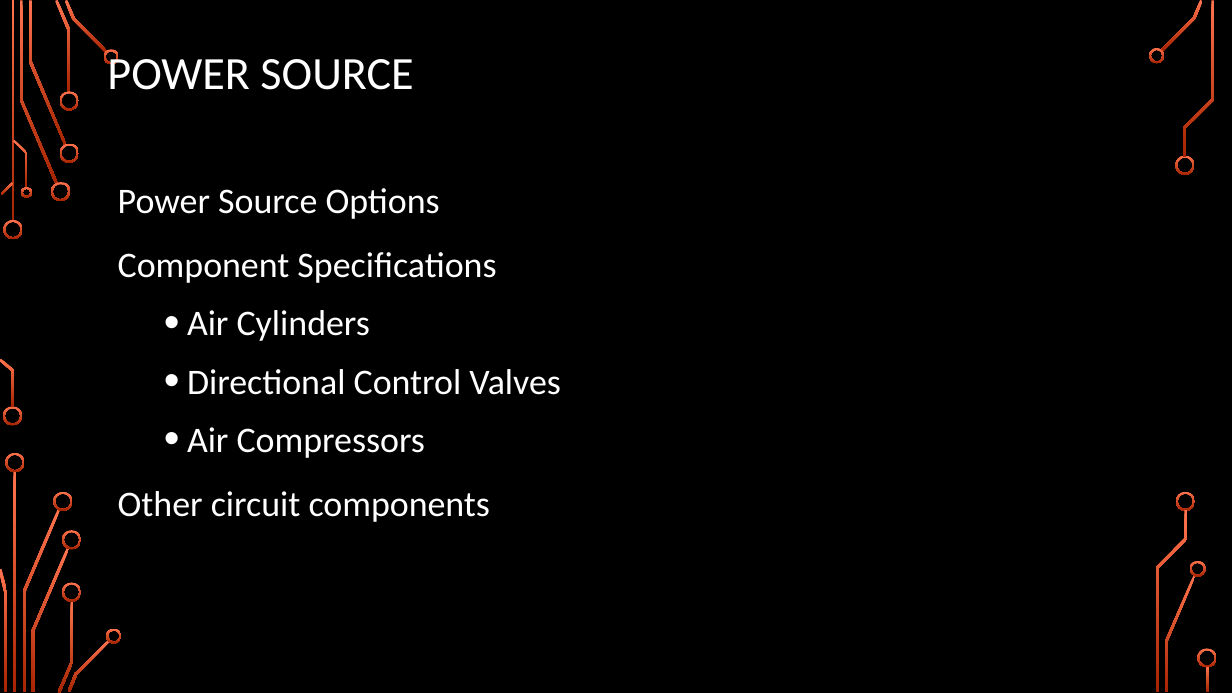
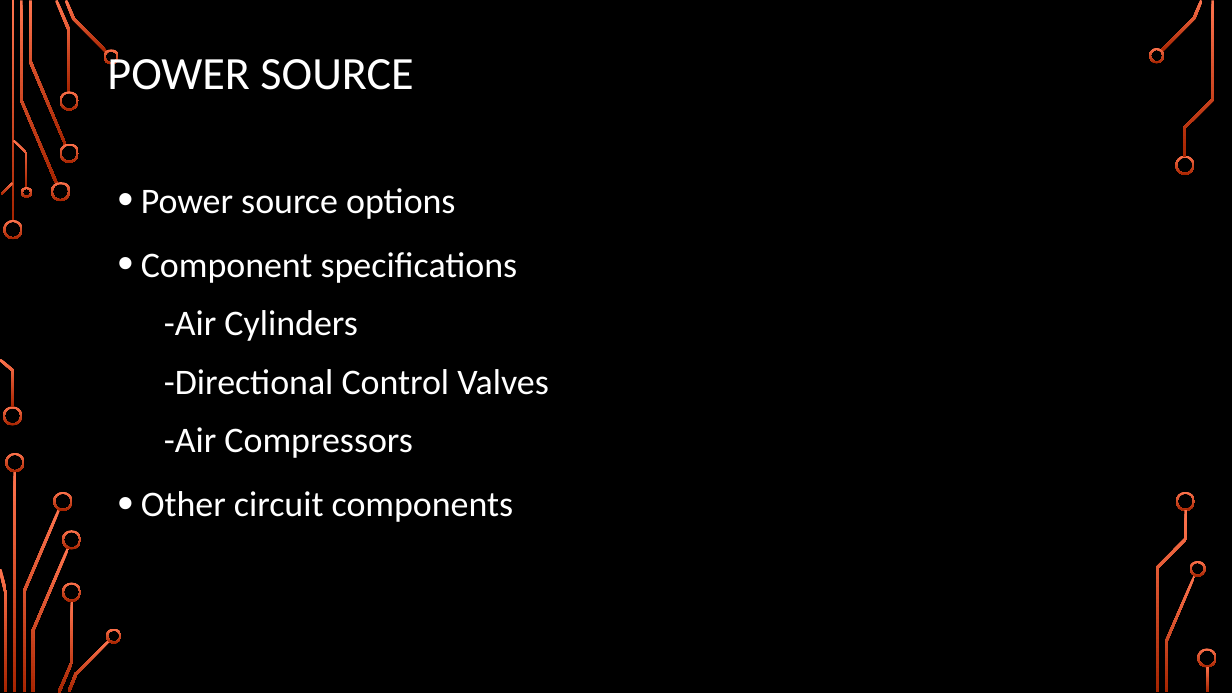
Before and after one commit to Logiant/AgileRoboticControls, a slide deck: slide 27 of Documentation/Presentation/Design Presentation/Design Presentation.pptx. Drawn at 1232x693 pixels with LibreOffice and Linux fonts; fonts in the diff are those of the drawing; background and template pictures are left out. Boxes give left, top, right and bottom in pixels: in the first picture for what was removed or moved away, otherwise in the second. Text is boxed around its words. In the diff, an @@ line names an element or a change of style, - is before the commit and + after.

```diff
--- a/Documentation/Presentation/Design Presentation/Design Presentation.pptx
+++ b/Documentation/Presentation/Design Presentation/Design Presentation.pptx
@@ text at [141, 188, 549, 458]: text changed @@
-Power Source Options
-Component Specifications
-  • Air Cylinders
-  • Directional Control Valves
-  • Air Compressors
+• Power source options
+• Component specifications
+  -Air Cylinders
+  -Directional Control Valves
+  -Air Compressors
@@ text at [141, 491, 513, 522]: bullet none to • @@
```
Also in this commit, not shown: 6 other slides changed.
